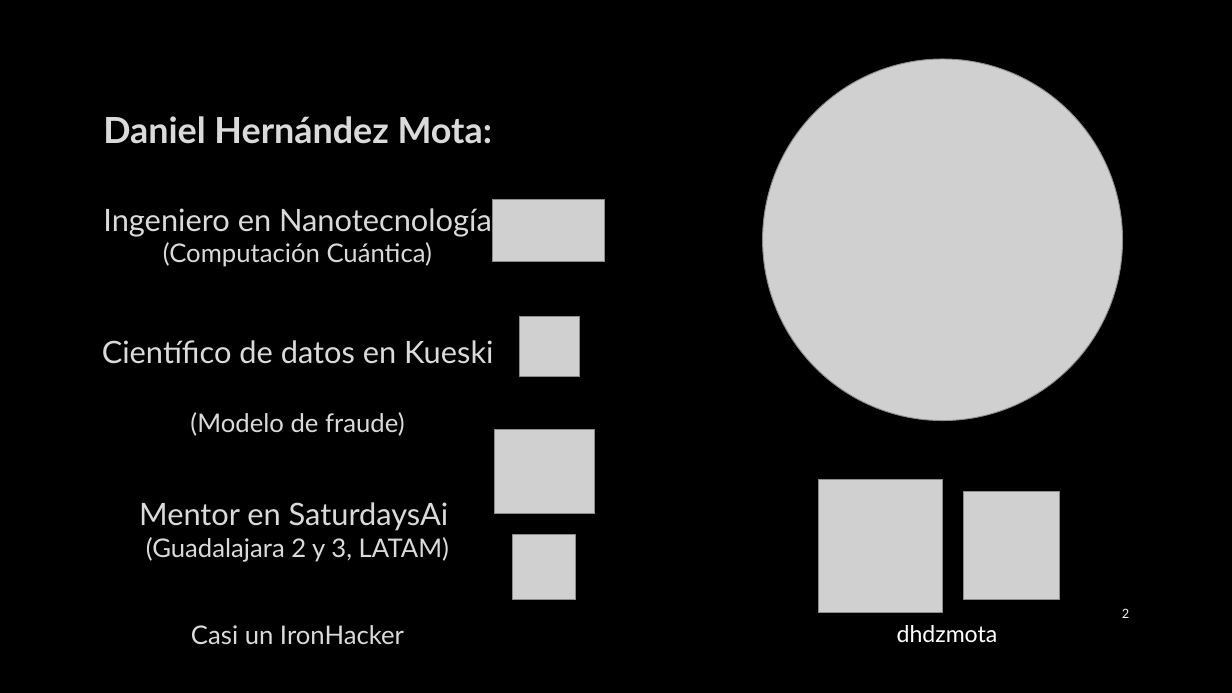
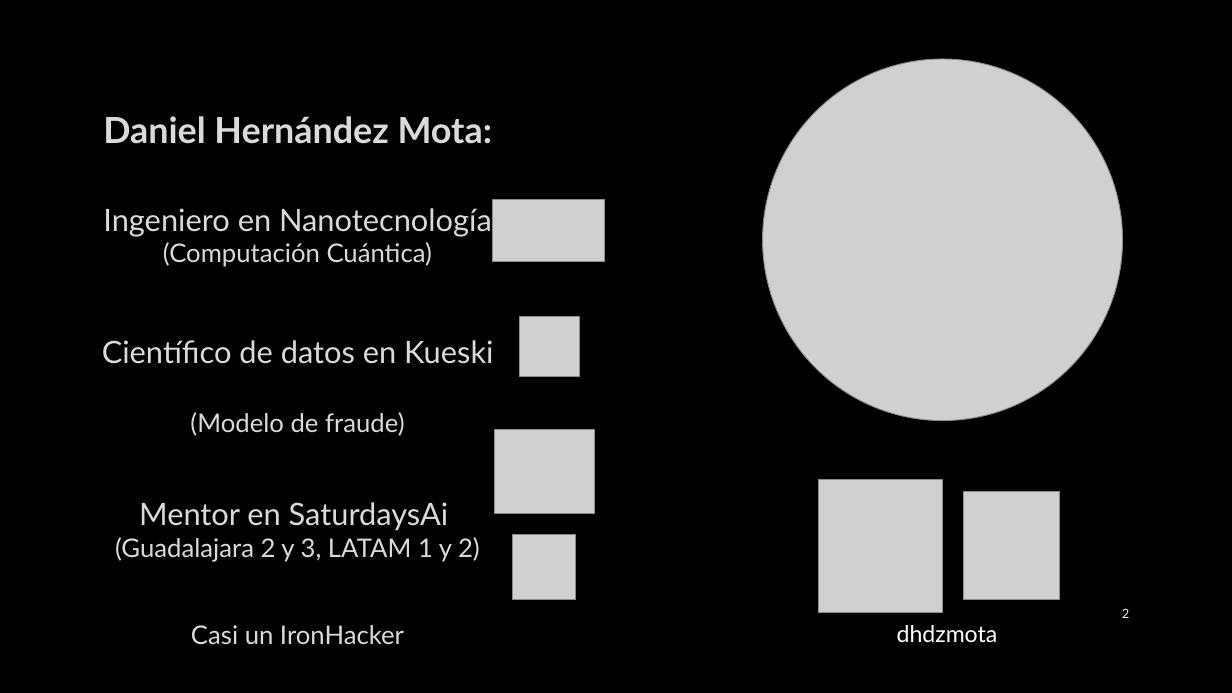
Before and after one commit to dhdzmota/explaining_ml_ironhack, a slide deck: slide 2 of explicando_ml/Explicando modelos de Aprendizaje Automático.pptx. Drawn at 1232x693 pixels with LibreOffice and Linux fonts; fonts in the diff are those of the drawing; grey boxes stand for pictures; background and template pictures are left out. Boxes give left, top, right and bottom in pixels: in the first picture for what was removed or moved away, otherwise in the second. Text is boxed around its words. In the diff, an @@ line names an element or a change of style, - is before the commit and + after.

```diff
--- a/explicando_ml/Explicando modelos de Aprendizaje Automático.pptx
+++ b/explicando_ml/Explicando modelos de Aprendizaje Automático.pptx
@@ text at [115, 502, 480, 562]: text changed @@
-Mentor en SaturdaysAi
-(Guadalajara 2 y 3, LATAM)
+Mentor en SaturdaysAi
+(Guadalajara 2 y 3, LATAM 1 y 2)
```
Also in this commit, not shown: 2 other slides changed, 1 other file.
